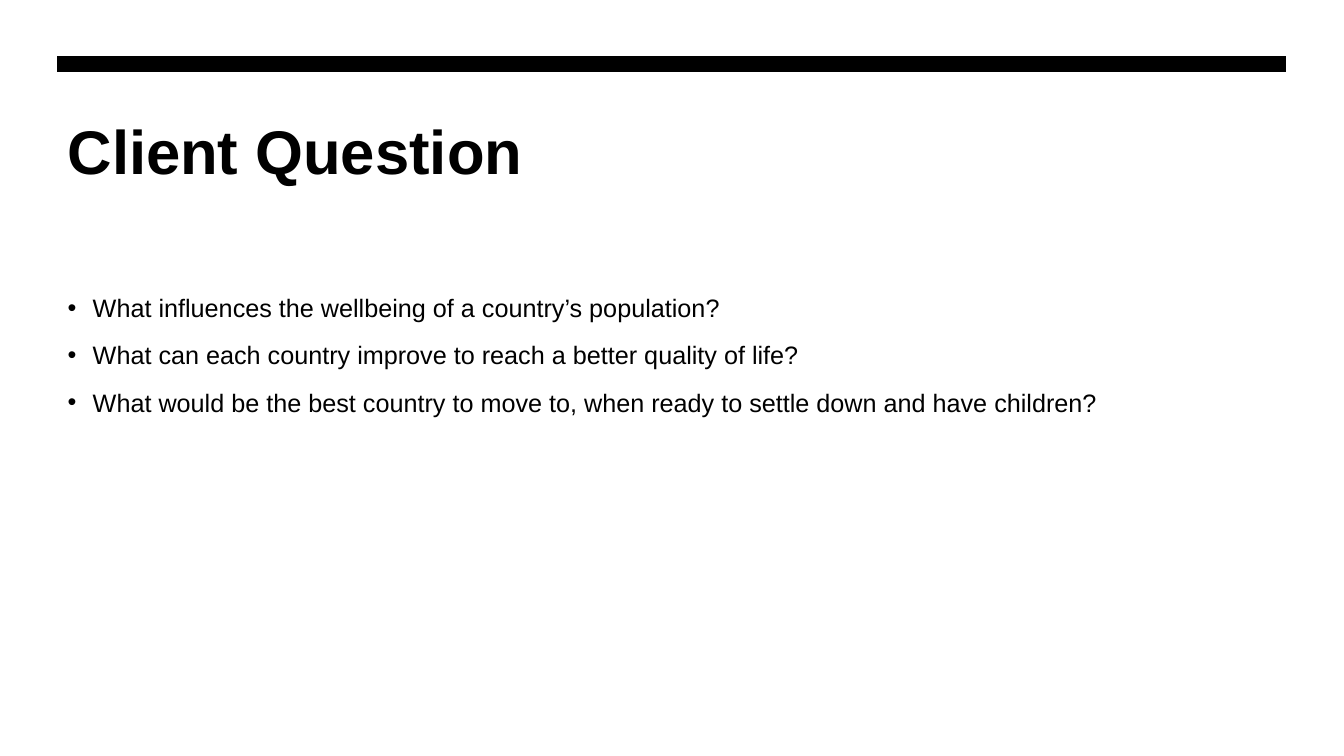
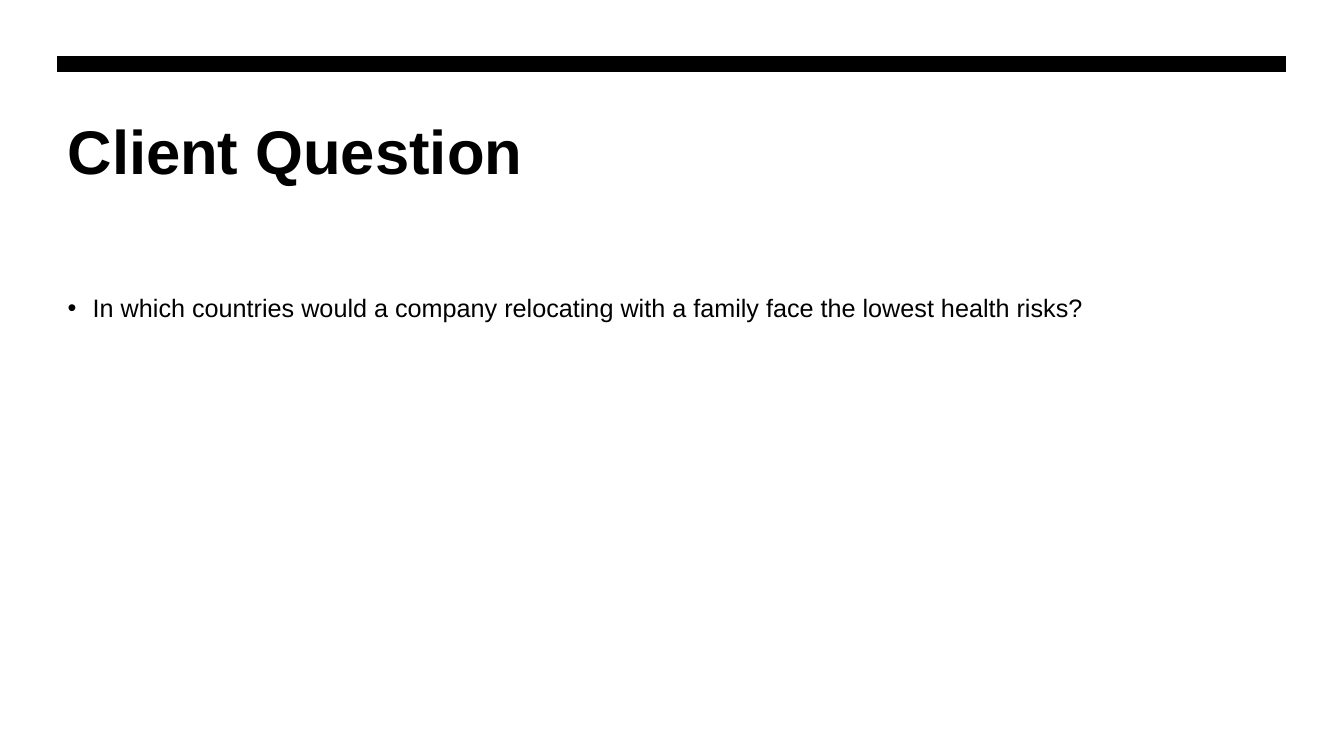
Before and after one commit to WiiLife/Data-project-in-R, a slide deck: slide 2 of ProjectPres.pptx. Drawn at 1344x756 pixels with LibreOffice and Linux fonts; fonts in the diff are those of the drawing. Boxes give left, top, right and bottom in pixels: in the first picture for what was removed or moved away, otherwise in the second. Text is boxed around its words. In the diff, an @@ line names an element or a change of style, - is before the commit and + after.

```diff
--- a/ProjectPres.pptx
+++ b/ProjectPres.pptx
@@ text at (x1=93, y1=298, x2=1083, y2=323): text changed @@
-• What influences the wellbeing of a country’s population?
-• What can each country improve to reach a better quality of life?
-• What would be the best country to move to, when ready to settle down and have children?
+• In which countries would a company relocating with a family face the lowest health risks?
```
Also in this commit, not shown: 4 other slides changed, 1 slide added, 1 slide removed, 3 other files.
